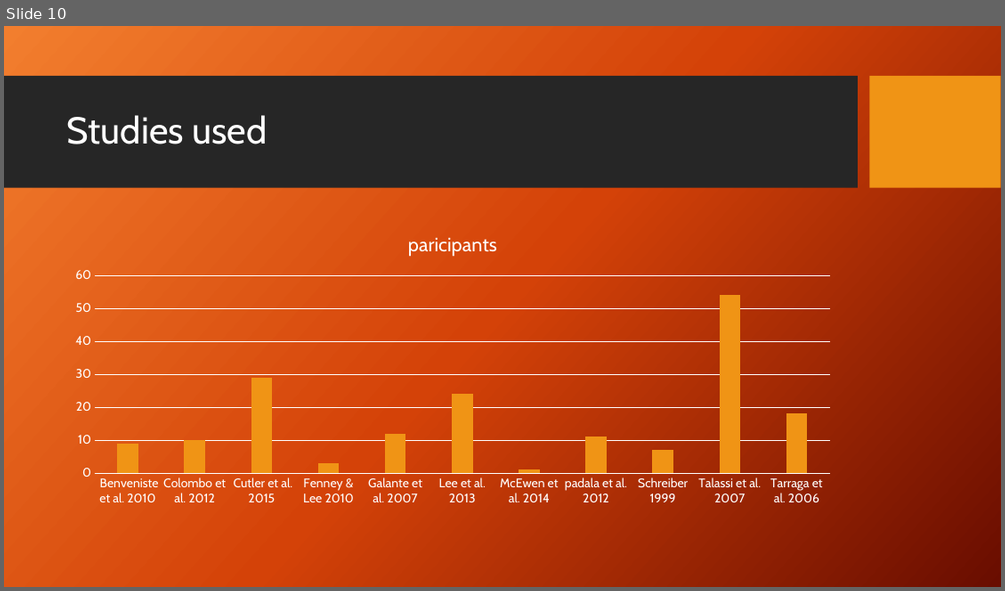
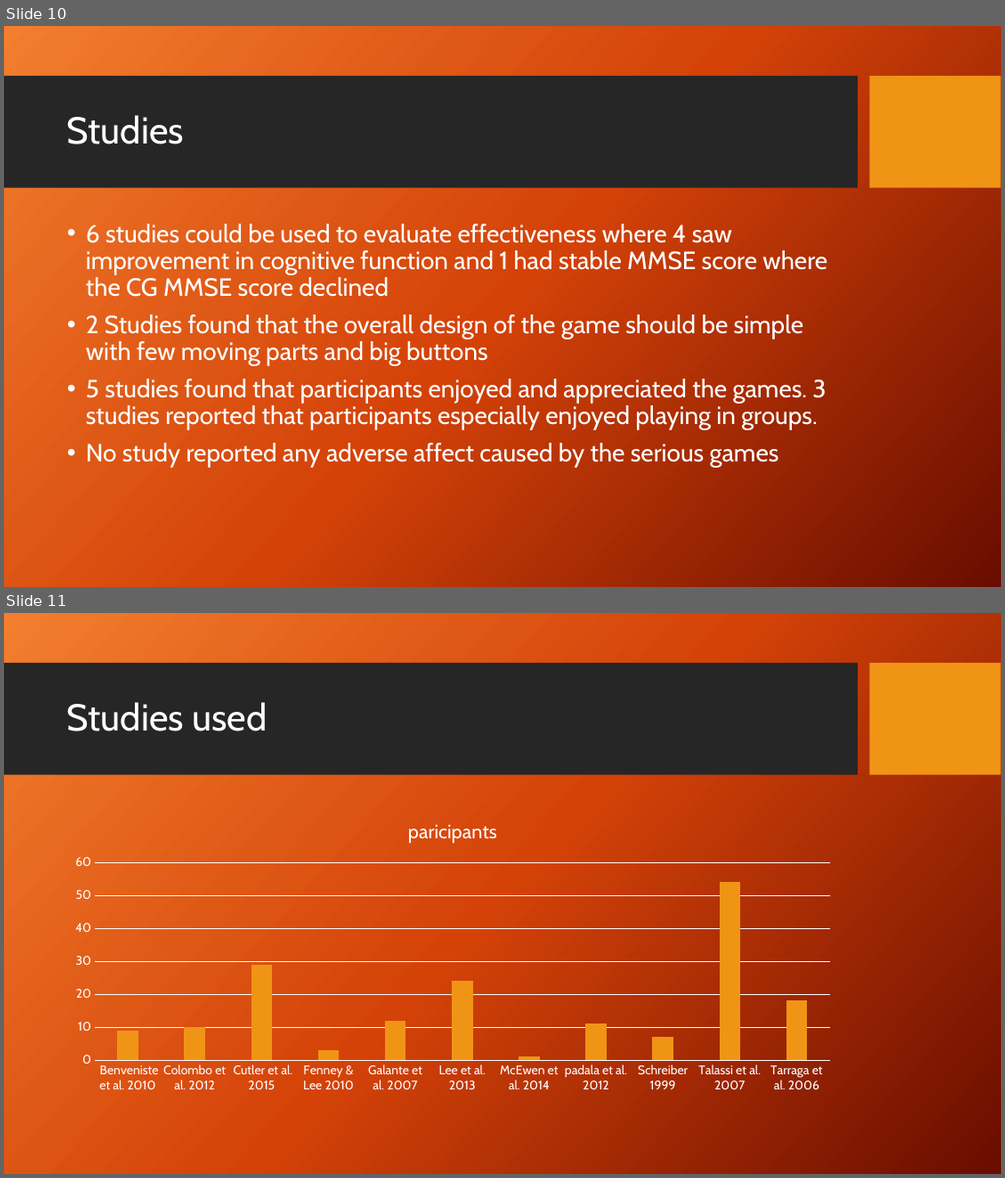
Before and after one commit to LoftieFourie/Honours_Project, a slide deck: SGDC.pptx. Shown one above the other, each under a label of ours: slide 10 before the commit, slides 10 and 11 after it. The pictures are 1005x591 and 1005x1178 pixels, drawn with LibreOffice and Linux fonts; fonts in the diff are those of the drawing; background and template pictures are left out. Boxes give left, top, right and bottom in pixels: in the first picture for what was removed or moved away, otherwise in the second. Text is boxed around its words. In the diff, an @@ line names an element or a change of style, - is before the commit and + after.

```diff
--- a/SGDC.pptx
+++ b/SGDC.pptx
@@ slide 10 added at <box>4,26,1001,587</box>, background picture (left out); not listed: 2 template elements that a slide beside it also shows @@
@@ title added at <box>67,115,184,144</box>, 36 pt, text #FFFFFF @@
+Studies
@@ text added at <box>86,224,827,467</box>, 24 pt, text #FFFFFF @@
+• 6 studies could be used to evaluate effectiveness where 4 saw improvement in cognitive function and 1 had stable MMSE score where the CG MMSE score declined
+• 2 Studies found that the overall design of the game should be simple with few moving parts and big buttons
+• 5 studies found that participants enjoyed and appreciated the games. 3 studies reported that participants especially enjoyed playing in groups.
+• No study reported any adverse affect caused by the serious games
@@ what was slide 10 is now slide 11 @@
```
Also in this commit, not shown: 1 slide changed.
